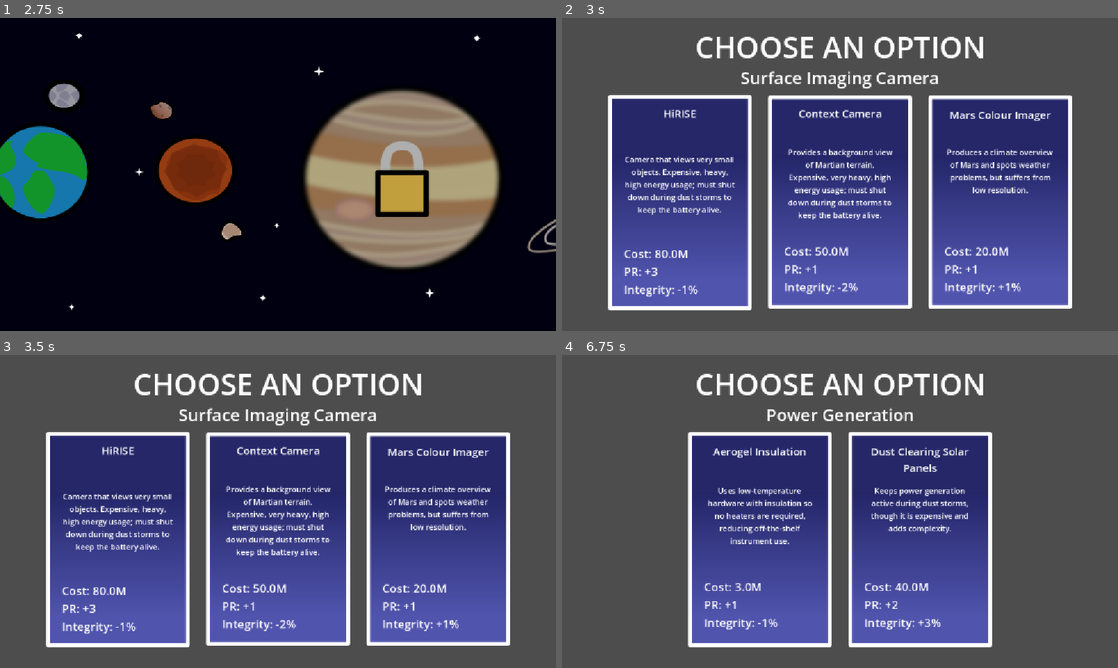
Above: before the commit, frames 1-4 (two rows, left to right).
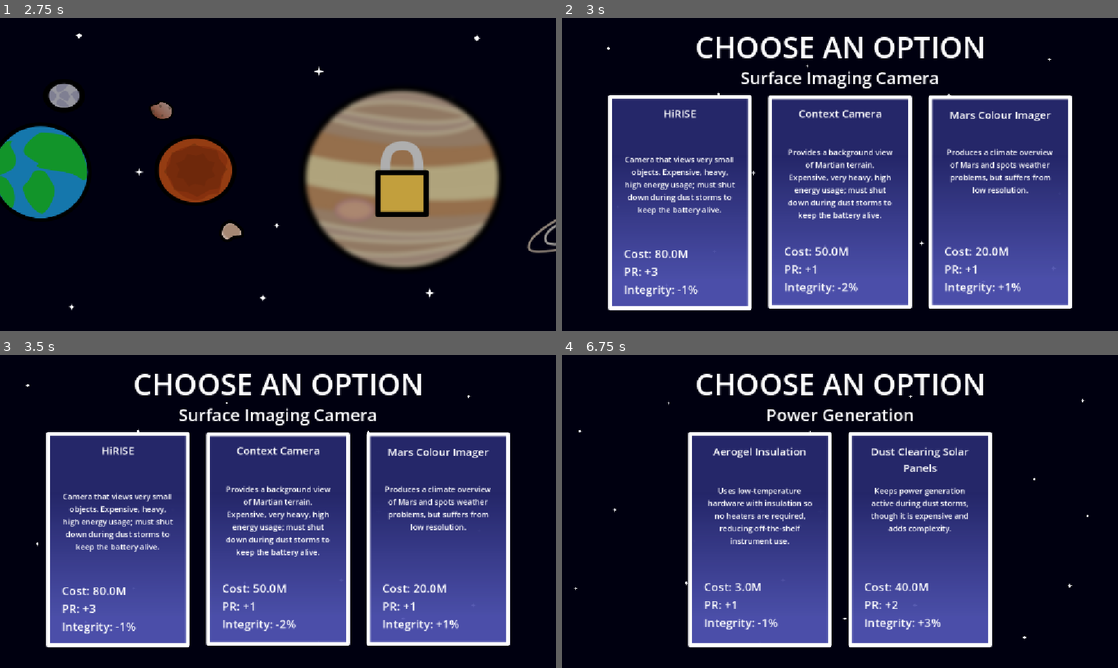
Above: after the commit, the same moments.

Repository: notquite9lives/nasa-spaceapps-c13
Game: Godot game, scene res://scenes/adastra.tscn
Two runs of this game, one before a commit and one after it. Both use one fixed random seed, a clock stepped at 60 frames per second and the inputs below.
Inputs (mouse positions are in pixels of both pictures, inside the frame that each line leads up to):
- Up to frame 1 (2.75 s): click (94, 121) at 0.5 s; tap Enter at 1.25 s; move the mouse to (400, 158) at 1.27 s; hold Right (nav_right) 1.28-2 s; hold Q 1.28-2 s; click (400, 158) at 1.42 s; tap W at 1.52 s; drag from (166, 190) to (250, 237) at 2.02 s
- Up to frame 2 (3 s): click "Ares 1" at 2.75 s
- Up to frame 3 (3.5 s): no input
- Up to frame 4 (6.75 s): click "HiRISE" at 3.5 s; click "CRISM Spectrometer" at 4.25 s; click "UHF Comms Package" at 5 s; click "Solar Electric Propulsion" at 5.75 s; click "Lighter Passive Sensor" at 6.5 s

Frame 1 is identical in both runs. In frame 2, 46% of the frame differs, in the area x 0-100%, y 0-100%; in frame 3, 46%; in frame 4, 63%.

Commit message:
talha bro why

Diff:
--- a/scenes/adastra.tscn
+++ b/scenes/adastra.tscn
@@ -2,10 +2,11 @@
 
 [ext_resource type="PackedScene" uid="uid://dohjgq1ll5xcu" path="res://scenes/ad_logo.tscn" id="1_keybg"]
 [ext_resource type="Theme" uid="uid://dvwpvheklhu3f" path="res://assets/graphics/new_theme.tres" id="1_r8b6n"]
-[ext_resource type="Script" uid="uid://pryrka0m8iet" path="res://scenes/quit.gd" id="1_s3ci6"]
+[ext_resource type="Script" uid="uid://pryrka0m8iet" path="res://scripts/quit.gd" id="1_s3ci6"]
 [ext_resource type="Texture2D" uid="uid://cujvtier2cbio" path="res://assets/graphics/buttons_main_menu.svg" id="2_j20bd"]
 [ext_resource type="Texture2D" uid="uid://d0nctwx00aces" path="res://assets/graphics/buttons_main_menu_hover.svg" id="3_opm6b"]
-[ext_resource type="Script" uid="uid://bonnop54vuk48" path="res://scenes/newgame.gd" id="6_keybg"]
+[ext_resource type="Script" uid="uid://bonnop54vuk48" path="res://scripts/newgame.gd" id="6_keybg"]
+[ext_resource type="AudioStream" uid="uid://jjpwa1jcor5j" path="res://assets/music/ante ascentium.wav" id="8_827rg"]
 [ext_resource type="PackedScene" uid="uid://dwr7yo0dws3uc" path="res://scenes/background_animation.tscn" id="10_wlam2"]
 
 [sub_resource type="GDScript" id="GDScript_2i68v"]
@@ -184,5 +185,9 @@
 
 [node name="Sprite2D" parent="." unique_id=733503893 instance=ExtResource("10_wlam2")]
 
+[node name="AudioStreamPlayer2D" type="AudioStreamPlayer2D" parent="." unique_id=1451625740]
+stream = ExtResource("8_827rg")
+volume_db = -2.364
+
 [connection signal="pressed" from="Control/play" to="Control/play" method="_on_pressed"]
 [connection signal="pressed" from="Control/quit" to="Control/quit" method="_on_pressed"]
--- a/scenes/alert.tscn
+++ b/scenes/alert.tscn
@@ -3,6 +3,7 @@
 [ext_resource type="Texture2D" uid="uid://c6s4bp312afqx" path="res://assets/graphics/2-option-buttons-red.svg" id="1_hrwfd"]
 [ext_resource type="Theme" uid="uid://bv3i0nkf0wxec" path="res://assets/graphics/2_options_button_hover.tres" id="1_uxd1m"]
 [ext_resource type="Texture2D" uid="uid://cbruewadegx6a" path="res://assets/graphics/2-option-buttons-hover-red.svg" id="2_uxd1m"]
+[ext_resource type="AudioStream" uid="uid://bi62lw7rgg1a0" path="res://assets/music/ad astra.wav" id="4_15nym"]
 
 [sub_resource type="StyleBoxFlat" id="StyleBoxFlat_mbxm6"]
 bg_color = Color(0.6, 0.08399999, 0.08399999, 1)
@@ -83,6 +84,24 @@
 text = "CHOOSE AN OPTION
 "
 horizontal_alignment = 1
+metadata/_edit_use_anchors_ = true
+
+[node name="B1_Desc" type="Label" parent="Control" unique_id=1962562518]
+layout_mode = 1
+anchors_preset = -1
+anchor_left = -0.115771815
+anchor_top = -0.52347267
+anchor_right = 0.2181208
+anchor_bottom = -0.5044726
+offset_left = 194.13087
+offset_top = 29.723469
+offset_right = 352.1309
+offset_bottom = 63.723476
+theme_override_fonts/font = SubResource("SystemFont_15nym")
+theme_override_font_sizes/font_size = 16
+text = "XXXXX DESCRIPTION"
+horizontal_alignment = 1
+autowrap_mode = 2
 metadata/_edit_use_anchors_ = true
 
 [node name="Button1" type="Button" parent="Control" unique_id=792704503]
@@ -119,31 +138,13 @@
 autowrap_mode = 2
 metadata/_edit_use_anchors_ = true
 
-[node name="B1_Desc" type="Label" parent="Control/Button1" unique_id=1962562518]
-layout_mode = 1
-anchors_preset = -1
-anchor_left = -0.115771815
-anchor_top = -0.52347267
-anchor_right = 0.2181208
-anchor_bottom = -0.5044726
-offset_left = 55.0
-offset_top = 263.0
-offset_right = 213.0
-offset_bottom = 297.0
-theme_override_fonts/font = SubResource("SystemFont_15nym")
-theme_override_font_sizes/font_size = 16
-text = "XXXXX DESCRIPTION"
-horizontal_alignment = 1
-autowrap_mode = 2
-metadata/_edit_use_anchors_ = true
-
 [node name="B1_Stats" type="Label" parent="Control/Button1" unique_id=1449827987]
 layout_mode = 1
 anchors_preset = -1
-anchor_left = -0.25838926
-anchor_top = -0.77410865
-anchor_right = -0.008389262
-anchor_bottom = -0.7292671
+anchor_left = -2.7986577
+anchor_top = -1.0685714
+anchor_right = -2.5486577
+anchor_bottom = -1.0126858
 offset_left = 110.0
 offset_top = 455.0
 offset_right = 268.0
@@ -173,24 +174,6 @@
 theme_override_styles/hover = SubResource("StyleBoxTexture_c608t")
 metadata/_edit_use_anchors_ = true
 
-[node name="B2_Title" type="Label" parent="Control/Button2" unique_id=117444085]
-layout_mode = 1
-anchors_preset = -1
-anchor_left = -0.37583897
-anchor_top = -0.5878469
-anchor_right = 0.4807047
-anchor_bottom = -0.5391692
-offset_left = 134.0
-offset_top = 220.0
-offset_right = 134.75
-offset_bottom = 236.44
-theme_override_fonts/font = SubResource("SystemFont_15nym")
-theme_override_font_sizes/font_size = 22
-text = "XXXX OPTION"
-horizontal_alignment = 1
-autowrap_mode = 2
-metadata/_edit_use_anchors_ = true
-
 [node name="B2_Desc" type="Label" parent="Control/Button2" unique_id=1687002857]
 layout_mode = 1
 anchors_preset = -1
@@ -300,3 +283,23 @@
 "
 vertical_alignment = 1
 metadata/_edit_use_anchors_ = true
+
+[node name="B2_Title" type="Label" parent="." unique_id=117444085]
+anchors_preset = -1
+anchor_left = -0.37583897
+anchor_top = -0.5878469
+anchor_right = 0.4807047
+anchor_bottom = -0.5391692
+offset_left = -128.00002
+offset_top = -56.7464
+offset_right = -127.000015
+offset_bottom = 8.253601
+theme_override_fonts/font = SubResource("SystemFont_15nym")
+theme_override_font_sizes/font_size = 22
+text = "XXXX OPTION"
+horizontal_alignment = 1
+autowrap_mode = 2
+metadata/_edit_use_anchors_ = true
+
+[node name="AudioStreamPlayer2D" type="AudioStreamPlayer2D" parent="." unique_id=2104101580]
+stream = ExtResource("4_15nym")
--- /dev/null
+++ b/scenes/earth-mars.tscn
@@ -0,0 +1,83 @@
+[gd_scene format=3 uid="uid://c7mpgk7ny24p5"]
+
+[ext_resource type="Texture2D" uid="uid://bimprbdqha2fb" path="res://assets/graphics/planets_and_sun.svg" id="1_kmf8e"]
+[ext_resource type="Texture2D" uid="uid://6r5b402mcxv6" path="res://assets/graphics/satellite.svg" id="2_ht7ho"]
+[ext_resource type="Script" path="res://scenes/rah.gd" id="2_n67f5"]
+[ext_resource type="Script" path="res://scenes/mv.gd" id="3_fm8yr"]
+[ext_resource type="PackedScene" uid="uid://dwr7yo0dws3uc" path="res://scenes/background_animation.tscn" id="3_q533t"]
+[ext_resource type="Script" path="res://scenes/kill_anim.gd" id="4_wbi1r"]
+[ext_resource type="Script" path="res://scenes/camera-a1.gd" id="5_wbi1r"]
+[ext_resource type="Script" path="res://scenes/phobos_orbit.gd" id="6_phobos"]
+[ext_resource type="AudioStream" uid="uid://bi62lw7rgg1a0" path="res://assets/music/ad astra.wav" id="9_dswqd"]
+
+[node name="Node2D" type="Node2D" unique_id=824097283]
+position = Vector2(576, 324)
+
+[node name="Earth" type="Sprite2D" parent="." unique_id=1939946244]
+position = Vector2(-573, 0)
+scale = Vector2(2, 2)
+texture = ExtResource("1_kmf8e")
+region_enabled = true
+region_rect = Rect2(327, 456, 186, 186)
+
+[node name="Moon" type="Sprite2D" parent="Earth" unique_id=1708924442]
+position = Vector2(89, -107)
+scale = Vector2(1.5, 1.5)
+texture = ExtResource("1_kmf8e")
+region_enabled = true
+region_rect = Rect2(525, 375, 57, 55)
+
+[node name="Mars" type="Sprite2D" parent="." unique_id=572330959]
+position = Vector2(2864, -11)
+scale = Vector2(2, 2)
+texture = ExtResource("1_kmf8e")
+region_enabled = true
+region_rect = Rect2(588, 476, 144, 144)
+
+[node name="PhobosPivot" type="Node2D" parent="Mars" unique_id=900000003]
+
+[node name="Phobos" type="Sprite2D" parent="Mars/PhobosPivot" unique_id=134545984]
+position = Vector2(-32, -105.5)
+scale = Vector2(0.5, 0.5)
+texture = ExtResource("1_kmf8e")
+region_enabled = true
+region_rect = Rect2(657, 275, 94, 94)
+script = ExtResource("6_phobos")
+
+[node name="DeimosPivot" type="Node2D" parent="Mars" unique_id=900000004]
+
+[node name="Deimos" type="Sprite2D" parent="Mars/DeimosPivot" unique_id=1429075380]
+position = Vector2(-50, 109)
+scale = Vector2(0.5, 0.5)
+texture = ExtResource("1_kmf8e")
+region_enabled = true
+region_rect = Rect2(672, 399, 63, 60)
+script = ExtResource("2_n67f5")
+
+[node name="Ares1" type="Sprite2D" parent="." unique_id=1506952805]
+position = Vector2(-370, 0)
+scale = Vector2(0.25095055, 0.25095057)
+texture = ExtResource("2_ht7ho")
+region_enabled = true
+region_rect = Rect2(202, 430, 393, 263)
+script = ExtResource("3_fm8yr")
+
+[node name="Sprite2D" parent="." unique_id=733503893 instance=ExtResource("3_q533t")]
+script = ExtResource("4_wbi1r")
+
+[node name="Camera2D" type="Camera2D" parent="." unique_id=1133850361]
+script = ExtResource("5_wbi1r")
+
+[node name="RichTextLabel" type="RichTextLabel" parent="Camera2D" unique_id=1635653260]
+offset_left = 155.0
+offset_top = -321.0
+offset_right = 568.0
+offset_bottom = -219.0
+theme_override_font_sizes/normal_font_size = 35
+text = "December 31, 2030
+Mission Day 0"
+autowrap_mode = 0
+horizontal_alignment = 2
+
+[node name="AudioStreamPlayer2D" type="AudioStreamPlayer2D" parent="." unique_id=1451592618]
+stream = ExtResource("9_dswqd")
--- /dev/null
+++ b/scenes/mv.gd
@@ -0,0 +1,6 @@
+extends Sprite2D
+
+func _process(delta: float) -> void:
+	self.position.x += delta * 30
+	if self.position.x >= 2685:
+		get_tree().change_scene_to_file("res://scenes/mars_orbit.tscn")
--- a/scenes/preflight.tscn
+++ b/scenes/preflight.tscn
@@ -1,6 +1,13 @@
 [gd_scene format=3 uid="uid://b2iejtqqg5iak"]
 
 [ext_resource type="Script" uid="uid://bc2ciwpqy20ig" path="res://scripts/preflight.gd" id="1_h0cno"]
+[ext_resource type="AudioStream" uid="uid://jjpwa1jcor5j" path="res://assets/music/ante ascentium.wav" id="2_bn6gd"]
+[ext_resource type="PackedScene" uid="uid://dwr7yo0dws3uc" path="res://scenes/background_animation.tscn" id="3_k2ysh"]
 
 [node name="Preflight" type="Node2D" unique_id=1598688450]
 script = ExtResource("1_h0cno")
+
+[node name="AudioStreamPlayer2D" type="AudioStreamPlayer2D" parent="." unique_id=698039996]
+stream = ExtResource("2_bn6gd")
+
+[node name="Sprite2D" parent="." unique_id=733503893 instance=ExtResource("3_k2ysh")]
--- a/scripts/preflight.gd
+++ b/scripts/preflight.gd
@@ -121,5 +121,6 @@
 		print("Choice made!")
 
 		ccount += 1
-
+	self.get_parent().get_node("Sprite2D")
+	get_tree().change_scene_to_file("res://scenes/earth-mars.tscn")
 	return [budget_spent, integrity_difference, pr_difference]
Not shown, added: assets/music/ad astra.wav.import
Not shown, added: scenes/mv.gd.uid
Not shown, added: scripts/alert_manager.gd.uid
Not shown, added: assets/music/ad astra.wav
